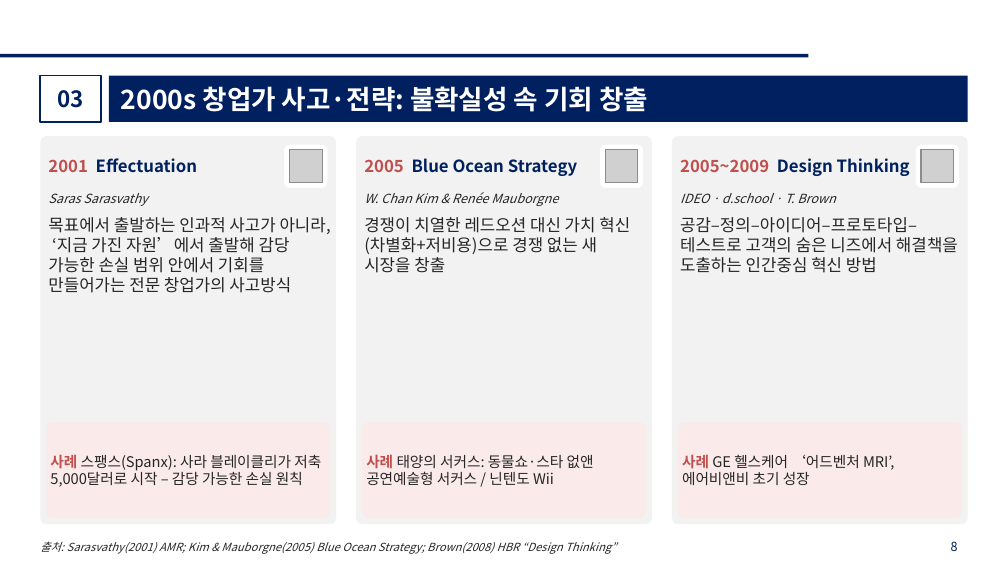
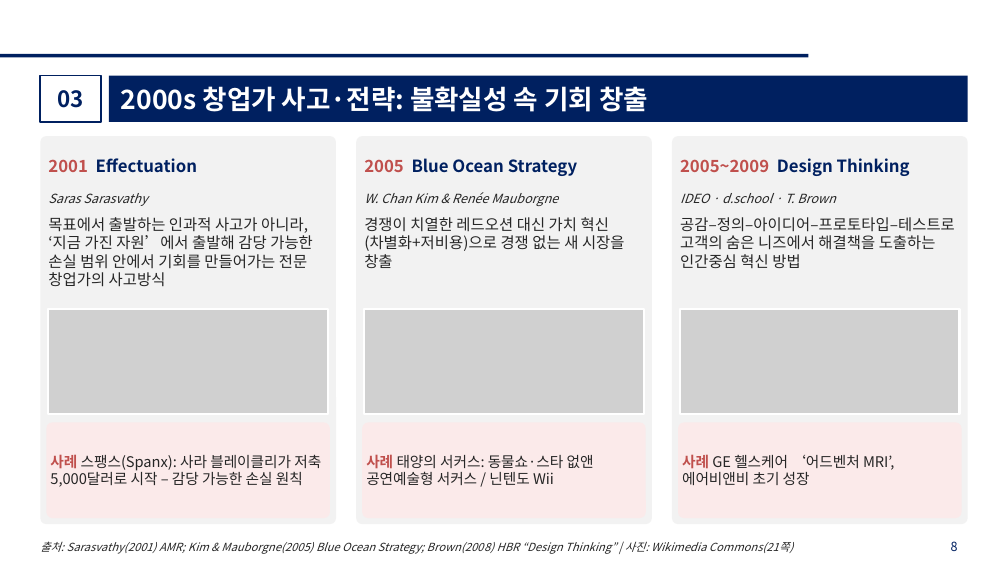
Before and after one commit to kicfseo-netizen/mini-web-toys, a slide deck: slide 8 of startup-theory-lecture/창업이론_강의자료.pptx. Drawn at 1008x567 pixels with LibreOffice and Linux fonts; fonts in the diff are those of the drawing; grey boxes stand for pictures; background and template pictures are left out. Boxes give left, top, right and bottom in pixels: in the first picture for what was removed or moved away, otherwise in the second. Text is boxed around its words. In the diff, an @@ line names an element or a change of style, - is before the commit and + after.

```diff
--- a/startup-theory-lecture/창업이론_강의자료.pptx
+++ b/startup-theory-lecture/창업이론_강의자료.pptx
@@ rounded rectangle removed at bbox=[283, 144, 328, 188] @@
@@ rounded rectangle removed at bbox=[600, 144, 644, 188] @@
@@ rounded rectangle removed at bbox=[915, 144, 960, 188] @@
@@ picture removed at bbox=[289, 150, 323, 183] @@
@@ picture removed at bbox=[605, 150, 638, 183] @@
@@ picture removed at bbox=[921, 150, 955, 183] @@
@@ size 12 to 11 pt in 3 elements at bbox=[48, 217, 313, 287], bbox=[364, 217, 625, 268], bbox=[680, 217, 955, 268] @@
@@ picture added at bbox=[48, 309, 328, 414] @@
@@ rectangle added at bbox=[48, 309, 328, 414], outline #FFFFFF 1.5 pt @@
@@ picture added at bbox=[364, 309, 643, 414] @@
@@ rectangle added at bbox=[364, 309, 643, 414], outline #FFFFFF 1.5 pt @@
@@ picture added at bbox=[680, 309, 960, 414] @@
@@ rectangle added at bbox=[680, 309, 960, 414], outline #FFFFFF 1.5 pt @@
@@ text at bbox=[40, 541, 793, 554]: text changed @@
-출처: Sarasvathy(2001) AMR; Kim & Mauborgne(2005) Blue Ocean Strategy; Brown(2008) HBR “Design Thinking”
+출처: Sarasvathy(2001) AMR; Kim & Mauborgne(2005) Blue Ocean Strategy; Brown(2008) HBR “Design Thinking” | 사진: Wikimedia Commons(21쪽)
```
Also in this commit, not shown: 12 other slides changed, 1 slide added, 17 other files.
